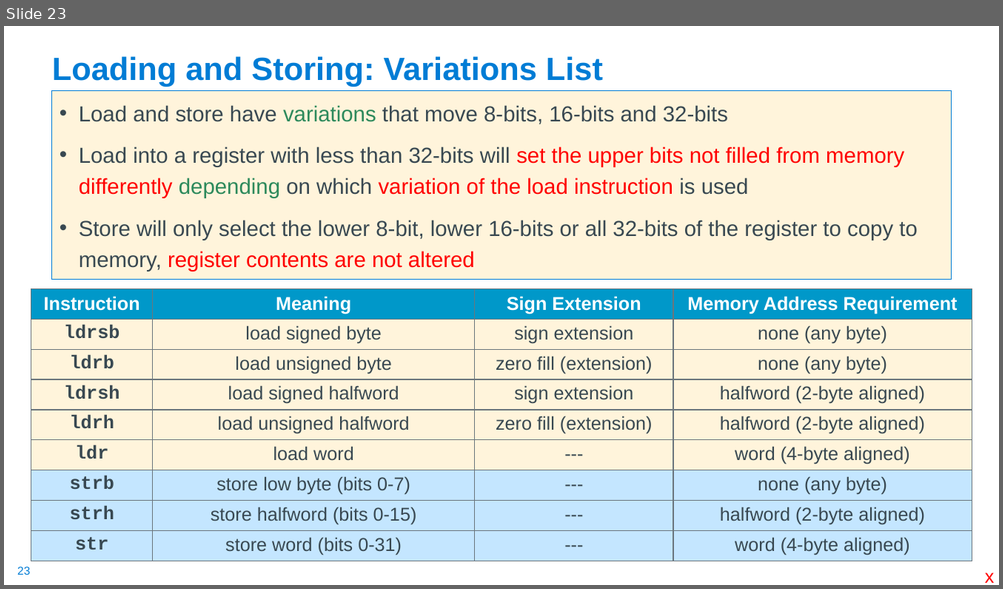
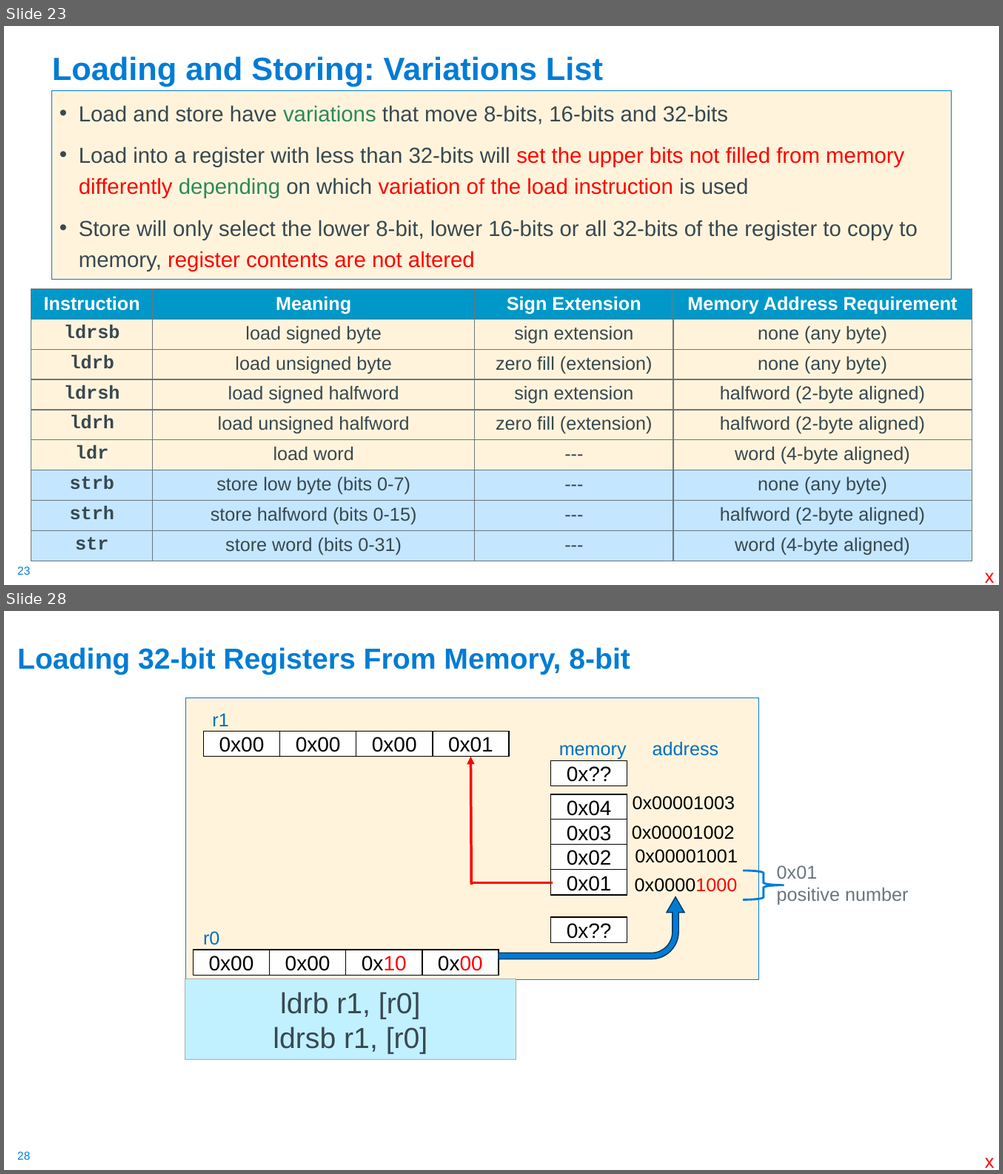
Before and after one commit to cse30-sp24/Muller-Slides, a slide deck: 06-Arm-Part3.pptx. Shown one above the other, each under a label of ours: slide 23 before the commit, slides 23 and 28 after it; the slides between them are not shown. The pictures are 1003x589 and 1003x1174 pixels, drawn with LibreOffice and Linux fonts; fonts in the diff are those of the drawing. Boxes give left, top, right and bottom in pixels: in the first picture for what was removed or moved away, otherwise in the second. Text is boxed around its words. In the diff, an @@ line names an element or a change of style, - is before the commit and + after.

```diff
--- a/06-Arm-Part3.pptx
+++ b/06-Arm-Part3.pptx
@@ slide 28 added at (x1=4, y1=611, x2=999, y2=1170), background #FFFFFF; not listed: 1 template element that a slide beside it also shows @@
@@ title added at (x1=17, y1=647, x2=630, y2=675), 28 pt, text #007CD5, bold @@
+Loading 32-bit Registers From Memory, 8-bit
@@ rectangle added at (x1=186, y1=698, x2=759, y2=980), fill #FFF4DB, outline #007CD5 0.75 pt @@
@@ text added at (x1=212, y1=713, x2=228, y2=726), 18 pt, text #0070C0 @@
+r1
@@ group added at (x1=203, y1=731, x2=509, y2=757): 4 rectangles @@
+0x00
+0x00
+0x00
+0x01
@@ text added at (x1=559, y1=741, x2=719, y2=759), 18 pt, text #0070C0 @@
+memory address
@@ arrow added from (471, 885) to (470, 757), #FF0000 2.5 pt @@
@@ rectangle added at (x1=551, y1=761, x2=627, y2=786), fill #FFFFFF, outline #000000 1 pt, 20 pt, text #000000 @@
+0x??
@@ rectangle added at (x1=551, y1=795, x2=627, y2=820), fill #FFFFFF, outline #000000 1 pt, 20 pt, text #000000 @@
+0x04
@@ text added at (x1=632, y1=796, x2=735, y2=810), 18 pt, text #000000 @@
+0x00001003
@@ rectangle added at (x1=551, y1=820, x2=627, y2=846), fill #FFFFFF, outline #000000 1 pt, 20 pt, text #000000 @@
+0x03
@@ text added at (x1=632, y1=826, x2=734, y2=840), 18 pt, text #000000 @@
+0x00001002
@@ rectangle added at (x1=551, y1=845, x2=627, y2=870), fill #FFFFFF, outline #000000 1 pt, 20 pt, text #000000 @@
+0x02
@@ text added at (x1=634, y1=849, x2=737, y2=863), 18 pt, text #000000 @@
+0x00001001
@@ rectangle added at (x1=551, y1=870, x2=627, y2=895), fill #FFFFFF, outline #000000 1 pt, 20 pt, text #000000 @@
+0x01
@@ right brace added at (x1=743, y1=871, x2=784, y2=900), outline #007CD5 2 pt @@
@@ text added at (x1=777, y1=866, x2=908, y2=905), 18 pt, text #6B767D @@
+0x01
+positive number
@@ line added from (552, 883) to (470, 883), #FF0000 2.5 pt @@
@@ bent arrow added at (x1=498, y1=897, x2=685, y2=960), fill #007CD5, outline #00365D 1 pt @@
@@ text added at (x1=634, y1=878, x2=737, y2=892), 18 pt, text #000000 @@
+0x00001000
@@ rectangle added at (x1=551, y1=917, x2=627, y2=943), fill #FFFFFF, outline #000000 1 pt, 20 pt, text #000000 @@
+0x??
@@ text added at (x1=203, y1=931, x2=219, y2=945), 18 pt, text #0070C0 @@
+r0
@@ group added at (x1=193, y1=950, x2=498, y2=975): 4 rectangles @@
+0x00
+0x00
+0x10
+0x00
@@ rectangle added at (x1=185, y1=980, x2=516, y2=1060), fill #C1F0FF, outline #AFABAB 1 pt, 28 pt, text #384851 @@
+ldrb r1, [r0]
+ldrsb r1, [r0]
@@ text added at (x1=984, y1=1158, x2=994, y2=1168), 18 pt, text #FF0000 @@
+x
```
Also in this commit, not shown: 10 slides changed, 11 other slides added, 1 other file.
